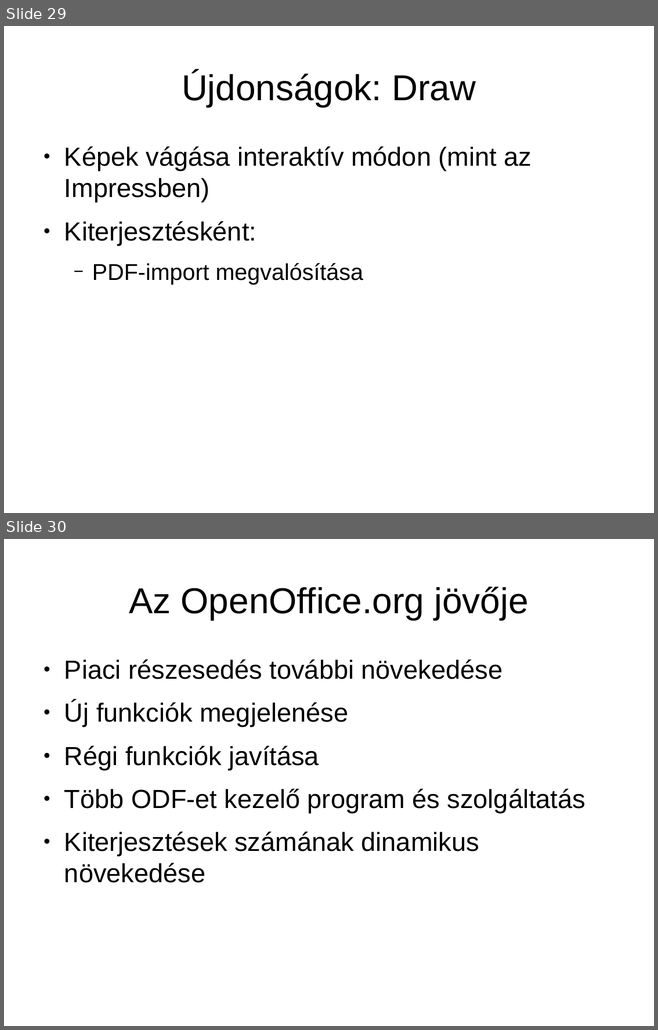
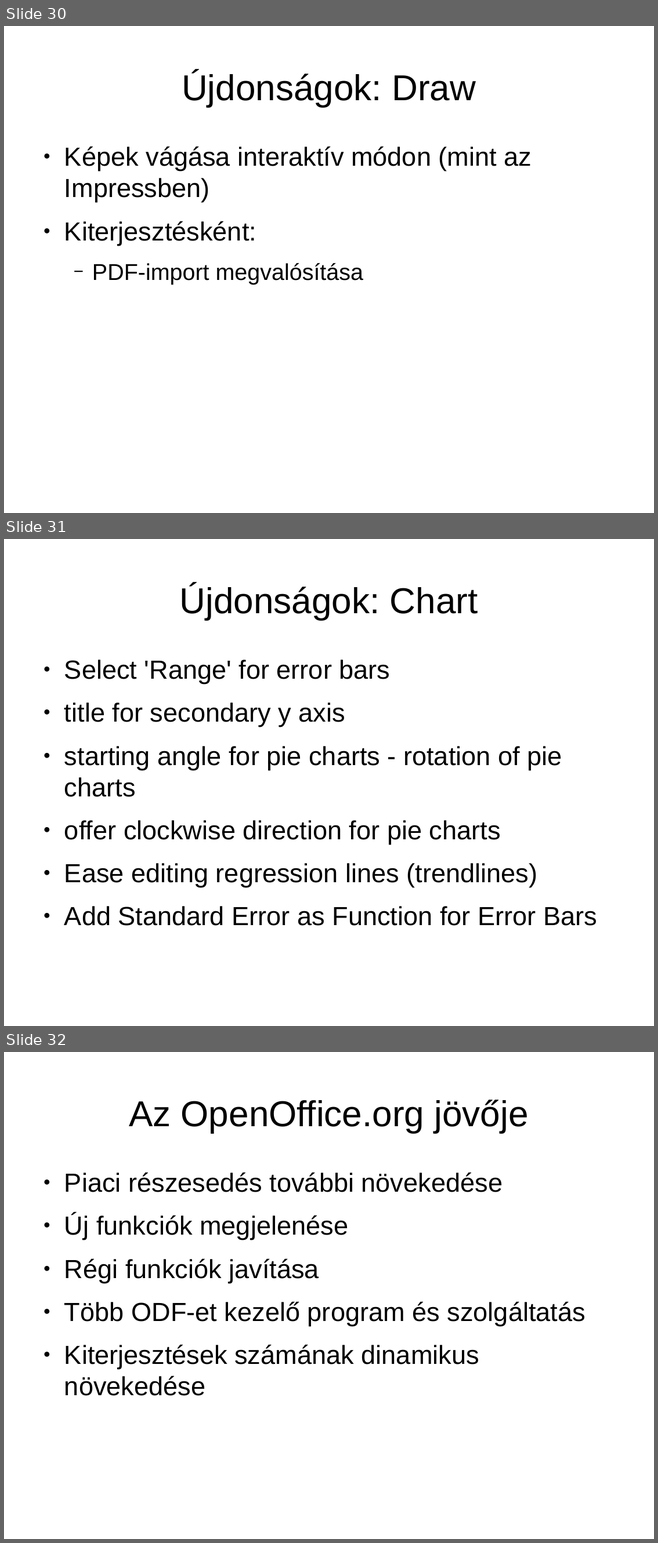
Before and after one commit to KAMI911/oxygenoffice, a slide deck: documents/marketing/hu/OpenOffice.org3_ujdonsagai.odp. Shown one above the other, each under a label of ours: slides 29 and 30 before the commit, slides 30, 31 and 32 after it. The pictures are 658x1030 and 658x1543 pixels, drawn with LibreOffice and Linux fonts; fonts in the diff are those of the drawing. Boxes give left, top, right and bottom in pixels: in the first picture for what was removed or moved away, otherwise in the second. Text is boxed around its words. In the diff, an @@ line names an element or a change of style, - is before the commit and + after.

```diff
--- a/documents/marketing/hu/OpenOffice.org3_ujdonsagai.odp
+++ b/documents/marketing/hu/OpenOffice.org3_ujdonsagai.odp
@@ slide 31 added at (x1=4, y1=539, x2=654, y2=1026), background #FFFFFF @@
@@ title added at (x1=180, y1=584, x2=478, y2=620), 44 pt, text #000000 @@
+Újdonságok: Chart
@@ text added at (x1=64, y1=660, x2=597, y2=926), 32 pt, text #000000 @@
+● Select 'Range' for error bars
+● title for secondary y axis
+● starting angle for pie charts - rotation of pie charts
+● offer clockwise direction for pie charts
+● Ease editing regression lines (trendlines)
+● Add Standard Error as Function for Error Bars
@@ what was slide 29 is now slide 30 @@
@@ what was slide 30 is now slide 32 @@
```
Also in this commit, not shown: 8 slides changed, 1 other slide added.
